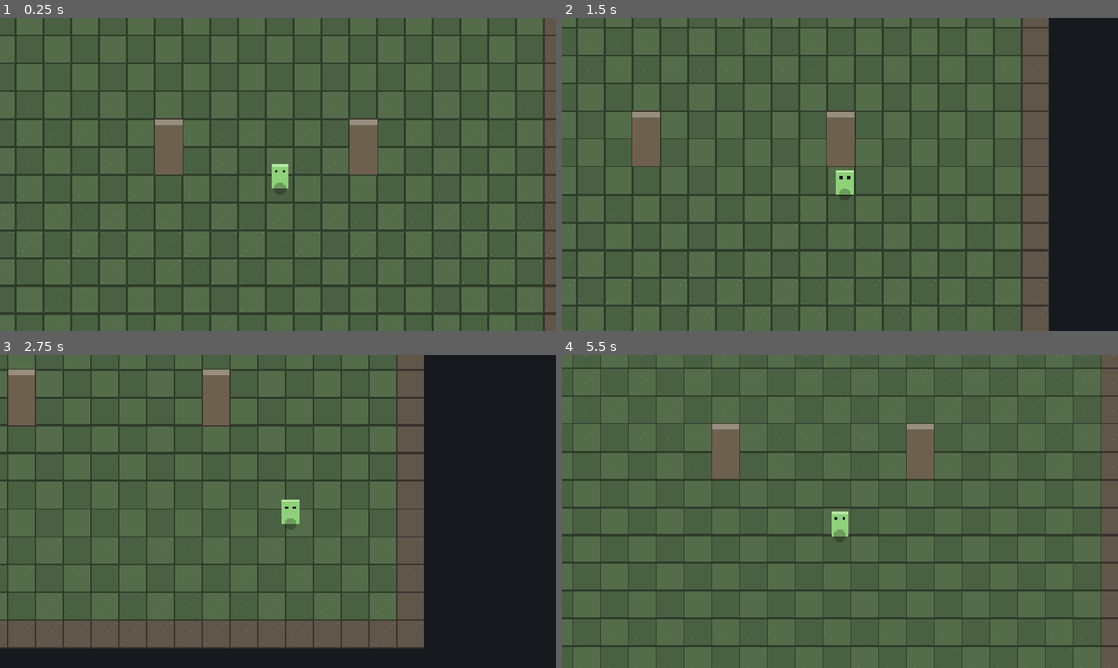
Above: before the commit, frames 1-4 (two rows, left to right).
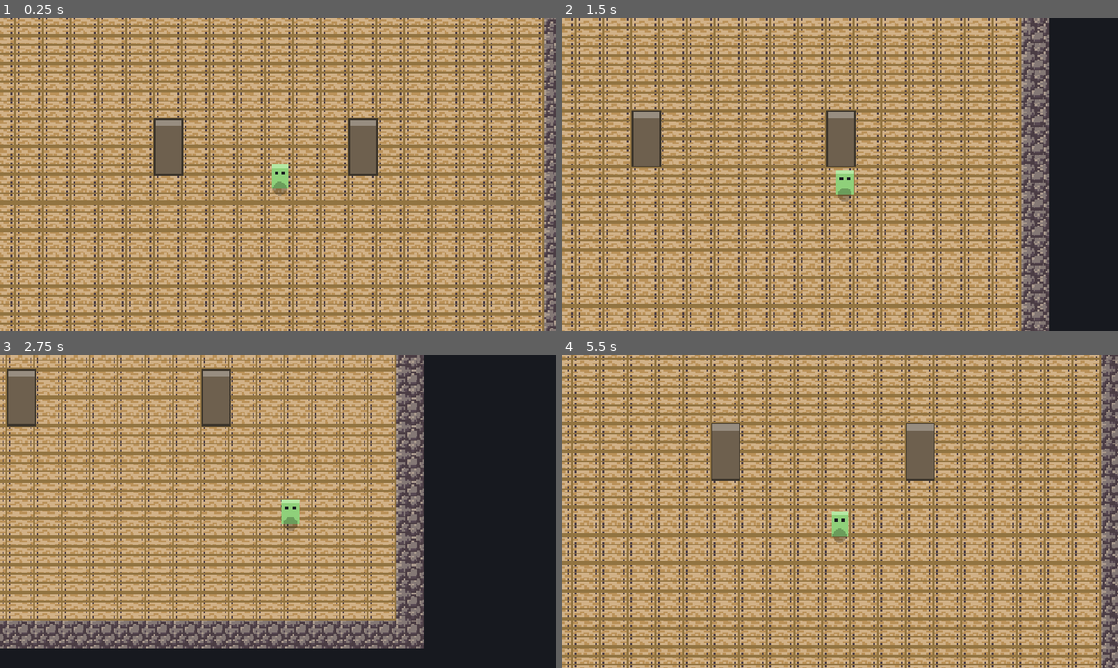
Above: after the commit, the same moments.

Repository: AdLgames/tugow
Game: Godot game, scene res://scenes/world.tscn
Two runs of this game, one before a commit and one after it. Both use one fixed random seed, a clock stepped at 60 frames per second and the inputs below.
Inputs:
- Up to frame 1 (0.25 s): no input
- Up to frame 2 (1.5 s): hold D (move_right) 0.53-1.28 s; hold S (move_down) from 1.28 s (still down)
- Up to frame 3 (2.75 s): release S (move_down) at 2.03 s; hold D (move_right) from 2.03 s (still down)
- Up to frame 4 (5.5 s): release D (move_right) at 2.78 s; hold W (move_up) 2.78-3.53 s; hold A (move_left) 3.53-5.03 s; hold S (move_down) from 5.03 s (still down)

The runs differ from the first frame. In frame 1, 98% of the frame differs, in the area x 0-100%, y 0-100%; in frame 2, 85%; in frame 3, 68%; in frame 4, 98%.

Commit message:
Move to 16px tiles, which is the size the art actually is
The uploaded tiles are 16x16 and the tileset was set to 64x64. A texture
smaller than one region cannot be cut into a single tile, so the source
Godot builds from it holds zero tiles: nothing appears in the palette and
there is nothing to paint. That is the whole of it.

The project now runs at 16px cells with the camera zoomed four times,
which is the right way round for pixel art — the art stays at native size
and is never resampled. The player, the props and every collision shape
are expressed in cells, so only three numbers define the size: tile_size
in the TileSet, the region size on each source, and World.CELL.

wood tile.png and stone tile.png are in the tileset as their own sources
and are what the starter room is built from. The stone carries the
collision, so the room walls stop you.

Two things this shook out:

- The doctor now names the case outright. "The texture is smaller than
  one region" is a sentence; "no scene selected for painting" is not.
- The render test had pixel offsets hard coded at the old cell size, so
  it went on passing while testing nothing, and only failed once the
  cells changed under it. Positions are given in cells now.

Co-Authored-By: Claude Opus 5 <noreply@anthropic.com>
Claude-Session: https://claude.ai/code/session_01BzAKzGJTYJvNQcmYrQHVBo

Diff:
--- a/resources/tileset.tres
+++ b/resources/tileset.tres
@@ -1,23 +1,38 @@
-[gd_resource type="TileSet" load_steps=3 format=3]
+[gd_resource type="TileSet" load_steps=6 format=3]
 
 [ext_resource type="Texture2D" path="res://assets/placeholder_tiles.png" id="1"]
+[ext_resource type="Texture2D" path="res://assets/wood tile.png" id="2"]
+[ext_resource type="Texture2D" path="res://assets/stone tile.png" id="3"]
 
 [sub_resource type="TileSetAtlasSource" id="atlas"]
 texture = ExtResource("1")
-texture_region_size = Vector2i(64, 64)
+texture_region_size = Vector2i(16, 16)
 0:0/0 = 0
 1:0/0 = 0
 2:0/0 = 0
-2:0/0/physics_layer_0/polygon_0/points = PackedVector2Array(-32, -32, 32, -32, 32, 32, -32, 32)
+2:0/0/physics_layer_0/polygon_0/points = PackedVector2Array(-8, -8, 8, -8, 8, 8, -8, 8)
 3:0/0 = 0
 4:0/0 = 0
 4:0/size_in_atlas = Vector2i(1, 2)
-4:0/0/texture_origin = Vector2i(0, -32)
-4:0/0/y_sort_origin = 32
-4:0/0/physics_layer_0/polygon_0/points = PackedVector2Array(-32, -32, 32, -32, 32, 32, -32, 32)
+4:0/0/texture_origin = Vector2i(0, -8)
+4:0/0/y_sort_origin = 8
+4:0/0/physics_layer_0/polygon_0/points = PackedVector2Array(-8, -8, 8, -8, 8, 8, -8, 8)
+
+[sub_resource type="TileSetAtlasSource" id="wood"]
+texture = ExtResource("2")
+texture_region_size = Vector2i(16, 16)
+0:0/0 = 0
+
+[sub_resource type="TileSetAtlasSource" id="stone"]
+texture = ExtResource("3")
+texture_region_size = Vector2i(16, 16)
+0:0/0 = 0
+0:0/0/physics_layer_0/polygon_0/points = PackedVector2Array(-8, -8, 8, -8, 8, 8, -8, 8)
 
 [resource]
 resource_name = "Wireframe Tiles"
-tile_size = Vector2i(64, 64)
+tile_size = Vector2i(16, 16)
 physics_layer_0/collision_layer = 1
 sources/0 = SubResource("atlas")
+sources/1 = SubResource("wood")
+sources/2 = SubResource("stone")
--- a/scenes/player.tscn
+++ b/scenes/player.tscn
@@ -3,17 +3,18 @@
 [ext_resource type="Script" path="res://scripts/player.gd" id="1"]
 
 [sub_resource type="RectangleShape2D" id="feet"]
-size = Vector2(34, 20)
+size = Vector2(9, 5)
 
 [node name="Player" type="CharacterBody2D"]
 motion_mode = 1
 script = ExtResource("1")
 
 [node name="Feet" type="CollisionShape2D" parent="."]
-position = Vector2(0, -10)
+position = Vector2(0, -2.5)
 shape = SubResource("feet")
 
 [node name="Camera" type="Camera2D" parent="."]
-position = Vector2(0, -28)
+position = Vector2(0, -7)
+zoom = Vector2(4, 4)
 position_smoothing_enabled = true
 position_smoothing_speed = 8.0
--- a/scenes/prop.tscn
+++ b/scenes/prop.tscn
@@ -3,11 +3,11 @@
 [ext_resource type="Script" path="res://scripts/prop.gd" id="1"]
 
 [sub_resource type="RectangleShape2D" id="base"]
-size = Vector2(60, 28)
+size = Vector2(15, 7)
 
 [node name="Prop" type="StaticBody2D"]
 script = ExtResource("1")
 
 [node name="Base" type="CollisionShape2D" parent="."]
-position = Vector2(0, -14)
+position = Vector2(0, -3.5)
 shape = SubResource("base")
--- a/scenes/world.tscn
+++ b/scenes/world.tscn
@@ -22,4 +22,4 @@
 y_sort_enabled = true
 
 [node name="Player" parent="Props" instance=ExtResource("3")]
-position = Vector2(640, 448)
+position = Vector2(160, 112)
--- a/scripts/player.gd
+++ b/scripts/player.gd
@@ -10,13 +10,13 @@
 
 signal moved(to: Vector2)
 
-const SIZE := Vector2(40, 56)
+const SIZE := Vector2(10, 14)
 
-@export var speed: float = 260.0
+@export var speed: float = 65.0
 ## How quickly the character gets up to speed and back down again. Zero is
 ## instant, which feels stiff; a little smoothing reads much better.
-@export var acceleration: float = 2200.0
-@export var friction: float = 2600.0
+@export var acceleration: float = 550.0
+@export var friction: float = 650.0
 
 ## Which way they are facing, for when there are animations to pick.
 var facing := Vector2.DOWN
@@ -39,10 +39,10 @@
 func _draw() -> void:
 	var body := Rect2(-SIZE.x * 0.5, -SIZE.y, SIZE.x, SIZE.y)
 	draw_rect(body, Color("8fd07a"))
-	draw_rect(Rect2(body.position, Vector2(SIZE.x, 6)), Color("b6e8a4"))
+	draw_rect(Rect2(body.position, Vector2(SIZE.x, 2)), Color("b6e8a4"))
 	# Eyes, so which way is up is obvious.
-	var eye := Vector2(6, 6)
-	draw_rect(Rect2(Vector2(-12, -SIZE.y + 14), eye), Color("16181e"))
-	draw_rect(Rect2(Vector2(6, -SIZE.y + 14), eye), Color("16181e"))
+	var eye := Vector2(2, 2)
+	draw_rect(Rect2(Vector2(-3, -SIZE.y + 4), eye), Color("16181e"))
+	draw_rect(Rect2(Vector2(1, -SIZE.y + 4), eye), Color("16181e"))
 	# A shadow on the ground, which is what sells the feet being on the floor.
-	draw_circle(Vector2.ZERO, 14.0, Color(0, 0, 0, 0.25))
+	draw_circle(Vector2.ZERO, 4.0, Color(0, 0, 0, 0.25))
--- a/scripts/prop.gd
+++ b/scripts/prop.gd
@@ -11,8 +11,8 @@
 ## Its origin is at its base, which is what makes the sort read right: a
 ## character whose feet are lower down is nearer the camera.
 
-@export var height: float = 128.0
-@export var width: float = 64.0
+@export var height: float = 32.0
+@export var width: float = 16.0
 @export var tint: Color = Color("6e604e")
 
 
@@ -25,5 +25,5 @@
 func _draw() -> void:
 	var body := Rect2(-width * 0.5, -height, width, height)
 	draw_rect(body, tint)
-	draw_rect(Rect2(body.position, Vector2(width, 14)), tint.lightened(0.28))
-	draw_rect(body, tint.darkened(0.45), false, 2.0)
+	draw_rect(Rect2(body.position, Vector2(width, 4)), tint.lightened(0.28))
+	draw_rect(body, tint.darkened(0.45), false, 1.0)
--- a/scripts/world.gd
+++ b/scripts/world.gd
@@ -15,9 +15,17 @@
 ## The starting room, painted in code so the project runs the moment you open
 ## it. Delete `_paint_starter_room()` once you are painting your own.
 const ROOM := Rect2i(0, 0, 20, 14)
-const CELL := 64
+## Pixel art is kept at its native size and the camera is zoomed instead, so
+## nothing is ever resampled. Matches tile_size in resources/tileset.tres.
+const CELL := 16
 
-## Atlas coordinates in resources/tileset.tres.
+## Sources in resources/tileset.tres. 0 is the placeholder sheet; 1 and 2 are
+## single-tile sources made from one image each, which is what you get when
+## you drag a 16x16 PNG in.
+const SOURCE_WOOD := 1
+const SOURCE_STONE := 2
+
+## Atlas coordinates in the placeholder sheet.
 const TILE_FLOOR := Vector2i(0, 0)
 const TILE_FLOOR_ALT := Vector2i(1, 0)
 const TILE_WALL := Vector2i(2, 0)
@@ -51,10 +59,11 @@
 			var at := Vector2i(x, y)
 			var inside := ROOM.has_point(at)
 			if inside:
-				var alt := (x + y) % 2 == 0
-				ground.set_cell(at, SOURCE, TILE_FLOOR_ALT if alt else TILE_FLOOR)
+				# Your wood tile is source 1, one tile at 0:0.
+				ground.set_cell(at, SOURCE_WOOD, Vector2i.ZERO)
 			else:
-				walls.set_cell(at, SOURCE, TILE_WALL)
+				# And your stone is source 2, which carries the collision.
+				walls.set_cell(at, SOURCE_STONE, Vector2i.ZERO)
 	# A couple of posts inside the room. They are props rather than tiles, so
 	# the player passes behind them.
 	for x in [6, 13]:
@@ -72,7 +81,7 @@
 
 ## Stand a prop on a cell. Its origin goes at the bottom of the cell, so it
 ## sorts by where it touches the floor.
-func add_prop(cell: Vector2i, height: float = 128.0) -> Prop:
+func add_prop(cell: Vector2i, height: float = 32.0) -> Prop:
 	var prop: Prop = PROP_SCENE.instantiate()
 	prop.height = height
 	prop.position = Vector2(cell.x * CELL + CELL * 0.5, cell.y * CELL + CELL)
--- a/tests/render.gd
+++ b/tests/render.gd
@@ -31,13 +31,11 @@
 	await get_tree().physics_frame
 
 	var prop_cell := Vector2i(6, 6)
-	# Standing in the cell above the prop: the player is farther from the
-	# camera and must be hidden behind it.
-	var behind := await _visible_player_pixels(
-		Vector2(prop_cell.x * World.CELL + 32, (prop_cell.y - 1) * World.CELL + 58))
-	# Standing below it: nearer the camera, and fully drawn.
-	var in_front := await _visible_player_pixels(
-		Vector2(prop_cell.x * World.CELL + 32, (prop_cell.y + 1) * World.CELL + 40))
+	# Positions are in cells, not pixels. An earlier version of this test hard
+	# coded pixel offsets and quietly stopped testing anything the moment the
+	# cell size changed.
+	var behind := await _visible_player_pixels(_at(prop_cell.x + 0.5, prop_cell.y - 0.25))
+	var in_front := await _visible_player_pixels(_at(prop_cell.x + 0.5, prop_cell.y + 1.8))
 
 	print("  player pixels — behind the prop: %d, in front of it: %d"
 		% [behind, in_front])
@@ -45,6 +43,11 @@
 	_check(behind < in_front * 0.5,
 		"and is hidden behind a prop they are standing above")
 	_report()
+
+
+## A point given in cells, so nothing here depends on the cell size.
+func _at(cx: float, cy: float) -> Vector2:
+	return Vector2(cx, cy) * float(World.CELL)
 
 
 ## How much of the player is on screen, counted in pixels of their own colour.
--- a/tools/screenshot.gd
+++ b/tools/screenshot.gd
@@ -19,11 +19,11 @@
 	# Stand in the cell *above* a post — not inside it, which is solid and
 	# would simply shove the player back out. From there the player's body
 	# overlaps the post's upper half and should be hidden behind it.
-	world.player.global_position = Vector2(6 * World.CELL + 32, 5 * World.CELL + 60)
+	world.player.global_position = Vector2(6.5, 5.75) * float(World.CELL)
 	for _i in 4:
 		await get_tree().physics_frame
 	await _shot("02_behind_a_post")
-	world.player.global_position = Vector2(6 * World.CELL + 32, 7 * World.CELL + 4)
+	world.player.global_position = Vector2(6.5, 7.8) * float(World.CELL)
 	for _i in 4:
 		await get_tree().physics_frame
 	await _shot("03_in_front_of_a_post")
--- a/tools/tileset_doctor.gd
+++ b/tools/tileset_doctor.gd
@@ -57,6 +57,14 @@
 	if region != tile_set.tile_size:
 		print("      ^ region %s does not match the tileset's tile size %s"
 			% [region, tile_set.tile_size])
+	if size.x < region.x or size.y < region.y:
+		print("      ^ THE TEXTURE IS SMALLER THAN ONE REGION.")
+		print("        %dx%d cannot be cut into %dx%d tiles, so this source has"
+			% [int(size.x), int(size.y), region.x, region.y])
+		print("        nothing in it and nothing to paint. Either set the")
+		print("        tileset's tile size to %dx%d, or use bigger art."
+			% [int(size.x), int(size.y)])
+		return
 	var fits_x := int(size.x) % maxi(1, region.x) == 0
 	var fits_y := int(size.y) % maxi(1, region.y) == 0
 	if not fits_x or not fits_y:
Binary file changed: assets/placeholder_tiles.png
Binary file added: assets/stone tile.png
Not shown, added: assets/stone tile.png.import
Binary file added: assets/wood tile.png
Not shown, added: assets/wood tile.png.import
Not shown, changed: README.md
